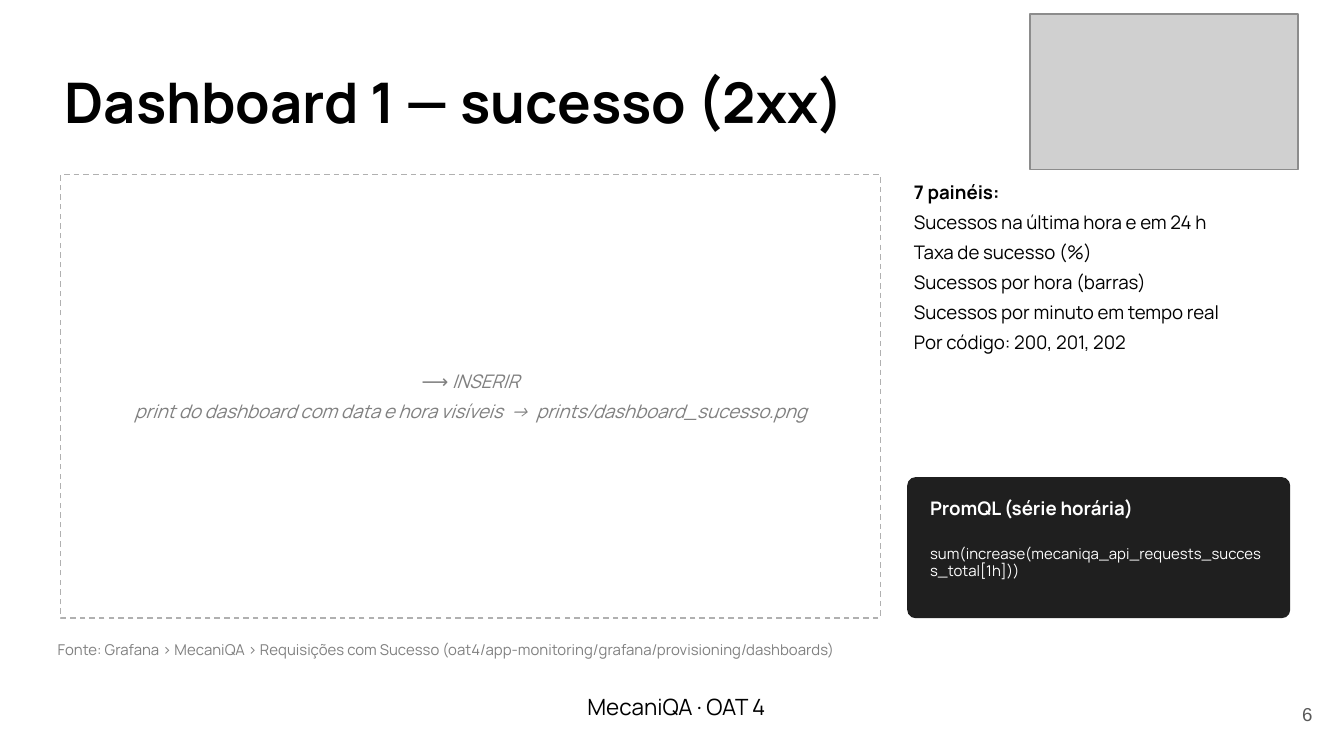
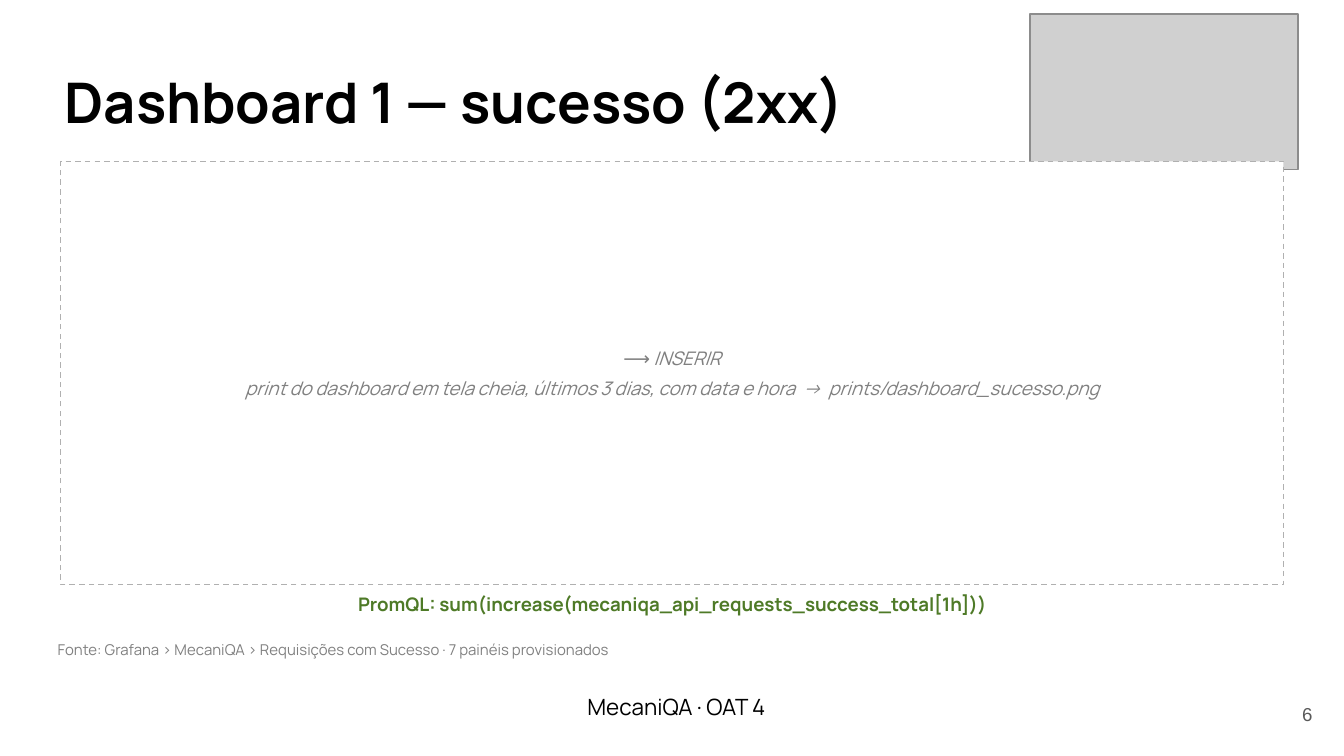
Before and after one commit to LenilsonSoares/mecaniQA-nuvem-macapa, a slide deck: slide 6 of oat4/apresentacao/mecaniQA_oat4_macapa.pptx. Drawn at 1344x756 pixels with LibreOffice and Linux fonts; fonts in the diff are those of the drawing; grey boxes stand for pictures. Boxes give left, top, right and bottom in pixels: in the first picture for what was removed or moved away, otherwise in the second. Text is boxed around its words. In the diff, an @@ line names an element or a change of style, - is before the commit and + after.

Commit message:
feat(oat4): slides com imagens grandes e pouco texto
- prints do ambiente e dos dashboards ocupam o slide inteiro
- contexto, features, modelo e conclusão com menos texto e números em destaque
- o texto de apoio fica nas anotações (roteiro de fala)
- guia de prints com os novos nomes

```diff
--- a/oat4/apresentacao/mecaniQA_oat4_macapa.pptx
+++ b/oat4/apresentacao/mecaniQA_oat4_macapa.pptx
@@ rectangle: place and size @@
-rectangle at <box>60,175,880,618</box>
+rectangle at <box>60,161,1284,585</box>
@@ text "⟶ INSERIR": place and size @@
-text "⟶ INSERIR" at <box>134,374,807,423</box>
+text "⟶ INSERIR" at <box>245,351,1099,400</box>
@@ text removed at <box>914,184,1219,354</box> @@
-7 painéis:
-Sucessos na última hora e em 24 h
-Taxa de sucesso (%)
-Sucessos por hora (barras)
-Sucessos por minuto em tempo real
-Por código: 200, 201, 202
@@ text at <box>245,380,1099,400</box>: text changed @@
-print do dashboard com data e hora visíveis → prints/dashboard_sucesso.png
+print do dashboard em tela cheia, últimos 3 dias, com data e hora → prints/dashboard_sucesso.png
@@ rounded rectangle removed at <box>907,477,1290,618</box> @@
@@ text removed at <box>930,499,1133,519</box> @@
-PromQL (série horária)
@@ text at <box>358,594,986,616</box>: text changed; size 8 to 10 pt; text colour #FFFFFF to #4E7A27; bold on @@
-sum(increase(mecaniqa_api_requests_success_total[1h]))
+PromQL: sum(increase(mecaniqa_api_requests_success_total[1h]))
@@ text at <box>58,643,609,659</box>: text changed @@
-Fonte: Grafana › MecaniQA › Requisições com Sucesso (oat4/app-monitoring/grafana/provisioning/dashboards)
+Fonte: Grafana › MecaniQA › Requisições com Sucesso · 7 painéis provisionados
```
Also in this commit, not shown: 7 other slides changed, 3 other files.
